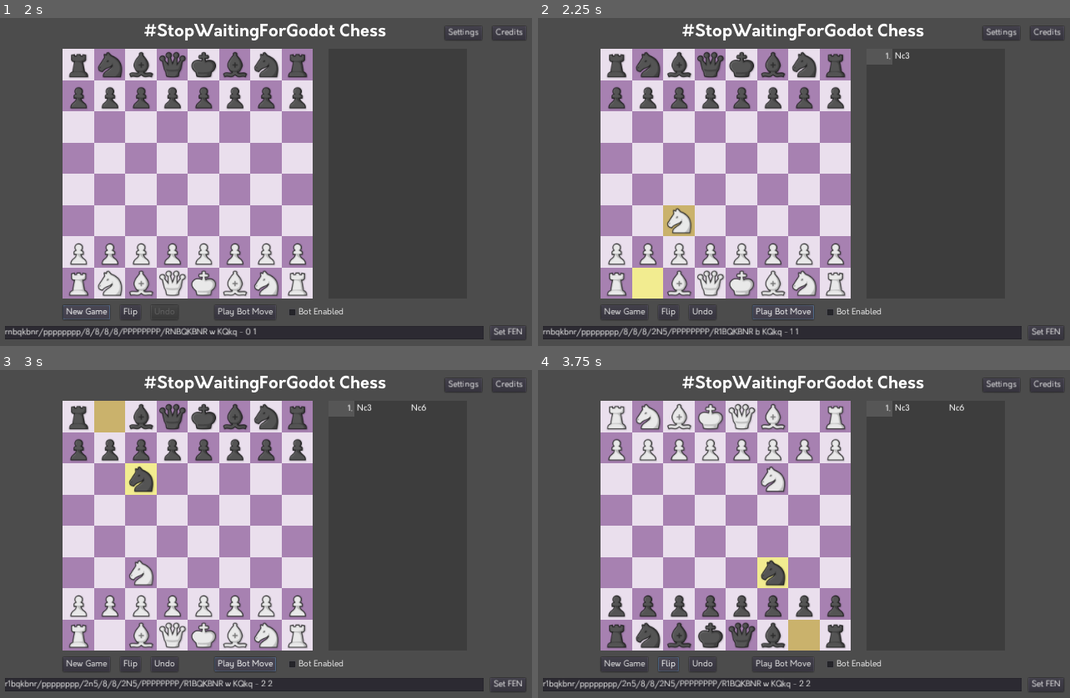
Above: before the commit, frames 1-4 (two rows, left to right).
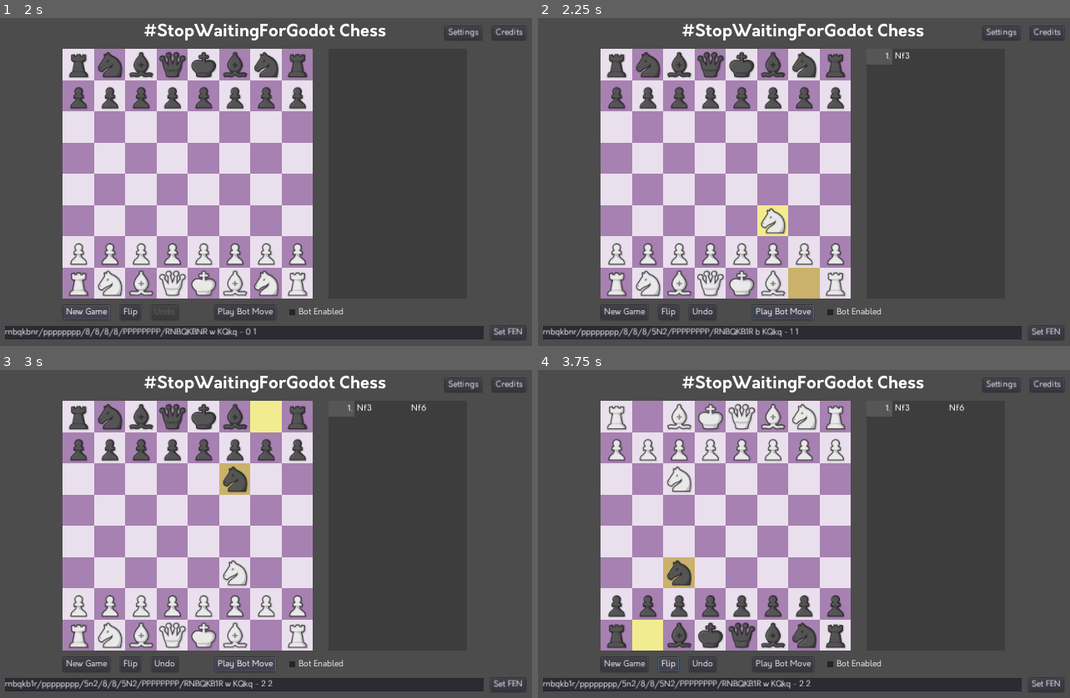
Above: after the commit, the same moments.

Repository: thearst3rd/stopwaitingforgodot-chess
Game: Godot game, scene res://src/Game.tscn
Same seed, same stepped clock (60 frames per second), same inputs: the game is played once before the commit and once after it.
Inputs:
- Up to frame 1 (2 s): click "New Game" at 0.5 s; click "New Game" at 1.25 s
- Up to frame 2 (2.25 s): click "Play Bot Move" at 2 s
- Up to frame 3 (3 s): click "Play Bot Move" at 2.75 s
- Up to frame 4 (3.75 s): click "Flip" at 3.5 s

Frame 1 is identical in both runs. In frame 2, 2.2% of the frame differs, in the area x 17-69%, y 10-97%; in frame 3, 3.3%, in the area x 1-80%, y 9-98%; in frame 4, 3.2%.

Commit message:
Added move ordering, depth limit to quiescense, and extra debug info
Also, this now uses godot 3.4 (beta 5). That shouldn't matter very
much, but it adds one additional "physical_scancode" field to the inputs
which isn't used in 3.3.x

Diff:
--- a/project.godot
+++ b/project.godot
@@ -61,7 +61,7 @@
 
 toggle_fullscreen={
 "deadzone": 0.5,
-"events": [ Object(InputEventKey,"resource_local_to_scene":false,"resource_name":"","device":0,"alt":false,"shift":false,"control":false,"meta":false,"command":false,"pressed":false,"scancode":16777254,"unicode":0,"echo":false,"script":null)
+"events": [ Object(InputEventKey,"resource_local_to_scene":false,"resource_name":"","device":0,"alt":false,"shift":false,"control":false,"meta":false,"command":false,"pressed":false,"scancode":16777254,"physical_scancode":0,"unicode":0,"echo":false,"script":null)
  ]
 }
 
--- a/src/Game.gd
+++ b/src/Game.gd
@@ -87,8 +87,9 @@
 		bot_timer.start()
 	else:
 		var result = engine.get_move(chess)
-		print("%s  score: %d  searched: %d %d  time: %dms" % [result[1].notation_san, result[0],
-				engine.num_positions_searched, engine.num_positions_searched_q, engine.search_time / 1000])
+		print("%s  score: %d  searched: %d %d  eval: %d  time: %dms" % [result[1].notation_san, result[0],
+				engine.num_positions_searched, engine.num_positions_searched_q, engine.num_positions_evaluated,
+				engine.search_time / 1000.0])
 		chess.play_move(result[1])
 		bot_thinking = false
 		bot_timer.stop()
--- a/src/chess/ChessEngine.gd
+++ b/src/chess/ChessEngine.gd
@@ -9,6 +9,7 @@
 const INF_SCORE = 0xFFFF_FFFF_FFFF
 
 var search_depth = 3
+var quiescence_depth = 5
 
 
 # Simplified Evaluation Function piece tables
@@ -90,8 +91,11 @@
 var b_king_middle_table = flip_table(w_king_middle_table)
 var b_king_end_table = flip_table(w_king_end_table)
 
+# Search debug info
+
 var num_positions_searched = 0
 var num_positions_searched_q = 0
+var num_positions_evaluated = 0
 var search_time = 0
 
 
@@ -110,6 +114,7 @@
 	# We generate the moves without notating them, but we need the final move notated
 	num_positions_searched = 0
 	num_positions_searched_q = 0
+	num_positions_evaluated = 0
 	var before_time = OS.get_ticks_usec()
 	var r = negamax(chess, search_depth, -INF_SCORE, INF_SCORE)
 	search_time = OS.get_ticks_usec() - before_time
@@ -119,6 +124,9 @@
 			r[1] = m
 			break
 	return r
+
+
+## EVALUATION ##
 
 static func get_piece_value(piece) -> int:
 	match piece:
@@ -156,6 +164,7 @@
 # Evaluates a position from the POV of whose turn it is
 # Largely based on https://www.chessprogramming.org/Simplified_Evaluation_Function
 func evaluate(chess : Chess) -> int:
+	num_positions_evaluated += 1
 	var eval = 0
 	for i in range(64):
 		var piece = chess.pieces[i]
@@ -165,20 +174,23 @@
 		eval += mult * (get_piece_value(piece) + get_piece_placement(piece, i))
 	return eval
 
+
+## GAME TREE SEARCH ##
+
 func negamax(chess : Chess, depth, alpha, beta):
-	num_positions_searched += 1
 	if depth <= 0:
 		if chess.in_check():
 			var moves = chess.generate_legal_moves(false)
 			if moves.size() == 0:
 				return [-MATE_SCORE, null]
-		return [negamax_quiescence(chess, alpha, beta), null]
-	var moves = chess.generate_legal_moves(false)
+		return [negamax_quiescence(chess, quiescence_depth, alpha, beta), null]
+	var moves = order_moves(chess, chess.generate_legal_moves(false))
 	if moves.size() == 0:
 		return [-MATE_SCORE if chess.in_check() else 0, null]
 	var value = -INF_SCORE
 	var best_move = null
 	for move in moves:
+		num_positions_searched += 1
 		chess.play_move(move)
 		var curr_score = -negamax(chess, depth - 1, -beta, -alpha)[0]
 		if curr_score > MATE_THRESHOLD:
@@ -194,20 +206,65 @@
 			break
 	return [value, best_move]
 
-func negamax_quiescence(chess : Chess, alpha, beta) -> int:
-	num_positions_searched_q += 1
+func negamax_quiescence(chess : Chess, depth, alpha, beta) -> int:
 	var value = evaluate(chess)
 	if value >= beta:
 		return beta
+	if depth == 0:
+		return value
 	alpha = max(value, alpha)
-	var moves = chess.generate_legal_moves(false, true)
+	var moves = order_moves(chess, chess.generate_legal_moves(false, true))
 	for move in moves:
+		num_positions_searched_q += 1
 		chess.play_move(move)
-		var curr_score = -negamax_quiescence(chess, -beta, -alpha)
+		value = -negamax_quiescence(chess, depth - 1, -beta, -alpha)
 		chess.undo()
-		if curr_score > value:
-			value = curr_score
-			if value >= beta:
-				break
-			alpha = max(alpha, value)
+		if value >= beta:
+			return beta
+		if value > alpha:
+			alpha = value
 	return value
+
+
+## MOVE ORDERING ##
+
+func order_moves(chess : Chess, moves):
+	var moves_and_bonuses = []
+	for move in moves:
+		var bonus = 0
+		var moving_piece = chess.pieces[move.from_square]
+
+		# Prefer capturing higher value pieces with lower value pieces
+		if move.captured_piece:
+			bonus += get_piece_value(move.captured_piece) - get_piece_value(moving_piece)
+
+		# Prefer not moving pieces onto squares attacked by opponent pawns
+		if not (moving_piece in ["P", "p", "K", "k"]):
+			if move.to_square > Chess.SQUARES.H8 and move.to_square < Chess.SQUARES.A1:
+				var delta = 8 if chess.turn else -8
+				var file = Chess.square_get_file(move.to_square)
+				var target = "P" if chess.turn else "p"
+				if file > 1:
+					if chess.pieces[move.to_square + delta - 1] == target:
+						bonus -= 1000
+				if file < 8:
+					if chess.pieces[move.to_square + delta + 1] == target:
+						bonus -= 1000
+
+		# Prefer promotions
+		if move.promotion:
+			bonus += get_piece_value(move.promotion)
+
+		moves_and_bonuses.push_back([move, bonus])
+
+	# Sort array
+	moves_and_bonuses.sort_custom(self, "sort_comparison")
+
+	var sorted_moves = []
+	for move_and_bonus in moves_and_bonuses:
+		sorted_moves.push_back(move_and_bonus[0])
+
+	return sorted_moves
+
+func sort_comparison(move_a, move_b):
+	return move_a[1] > move_b[1]
